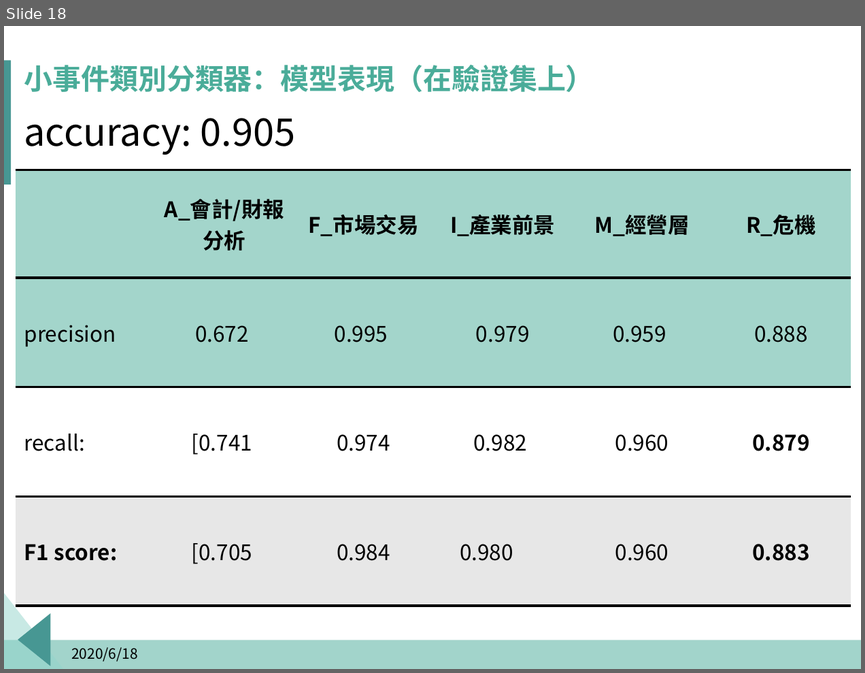
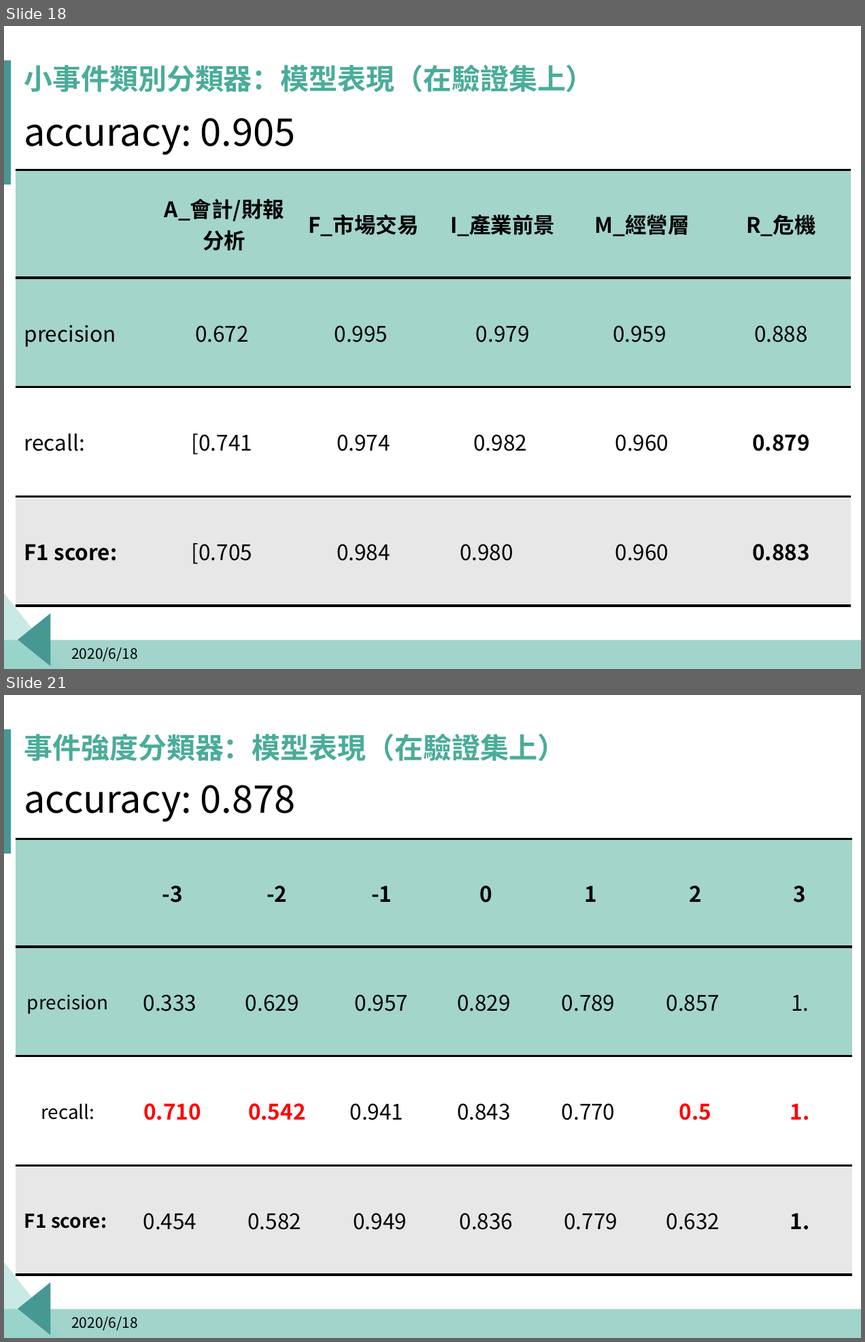
Before and after one commit to p314008dsa/Text-mining, a slide deck: Fintech.pptx. Shown one above the other, each under a label of ours: slide 18 before the commit, slides 18 and 21 after it; the slides between them are not shown. The pictures are 865x673 and 865x1342 pixels, drawn with LibreOffice and Linux fonts; fonts in the diff are those of the drawing; background and template pictures are left out. Boxes give left, top, right and bottom in pixels: in the first picture for what was removed or moved away, otherwise in the second. Text is boxed around its words. In the diff, an @@ line names an element or a change of style, - is before the commit and + after.

```diff
--- a/Fintech.pptx
+++ b/Fintech.pptx
@@ slide 21 added at (x1=4, y1=695, x2=861, y2=1338), background #FFFFFF; not listed: 4 template elements that a slide beside it also shows @@
@@ title added at (x1=24, y1=734, x2=566, y2=761), 24 pt, text #4AAC99, bold @@
+事件強度分類器：模型表現（在驗證集上）
@@ text added at (x1=24, y1=785, x2=296, y2=821), 32 pt, text #000000 @@
+accuracy: 0.878
@@ table added at (x1=15, y1=839, x2=851, y2=1274), 4 rows, 8 columns @@
+ | -3 | -2 | -1 | 0 | 1 | 2 | 3
+precision | 0.333 | 0.629 | 0.957 | 0.829 | 0.789 | 0.857 | 1.
+recall: | 0.710 | 0.542 | 0.941 | 0.843 | 0.770 | 0.5 | 1.
+F1 score: | 0.454 | 0.582 | 0.949 | 0.836 | 0.779 | 0.632 | 1.
@@ text added at (x1=71, y1=1316, x2=138, y2=1330), 12 pt, text #000000 @@
+2020/6/18
```
Also in this commit, not shown: 2 other slides added.
